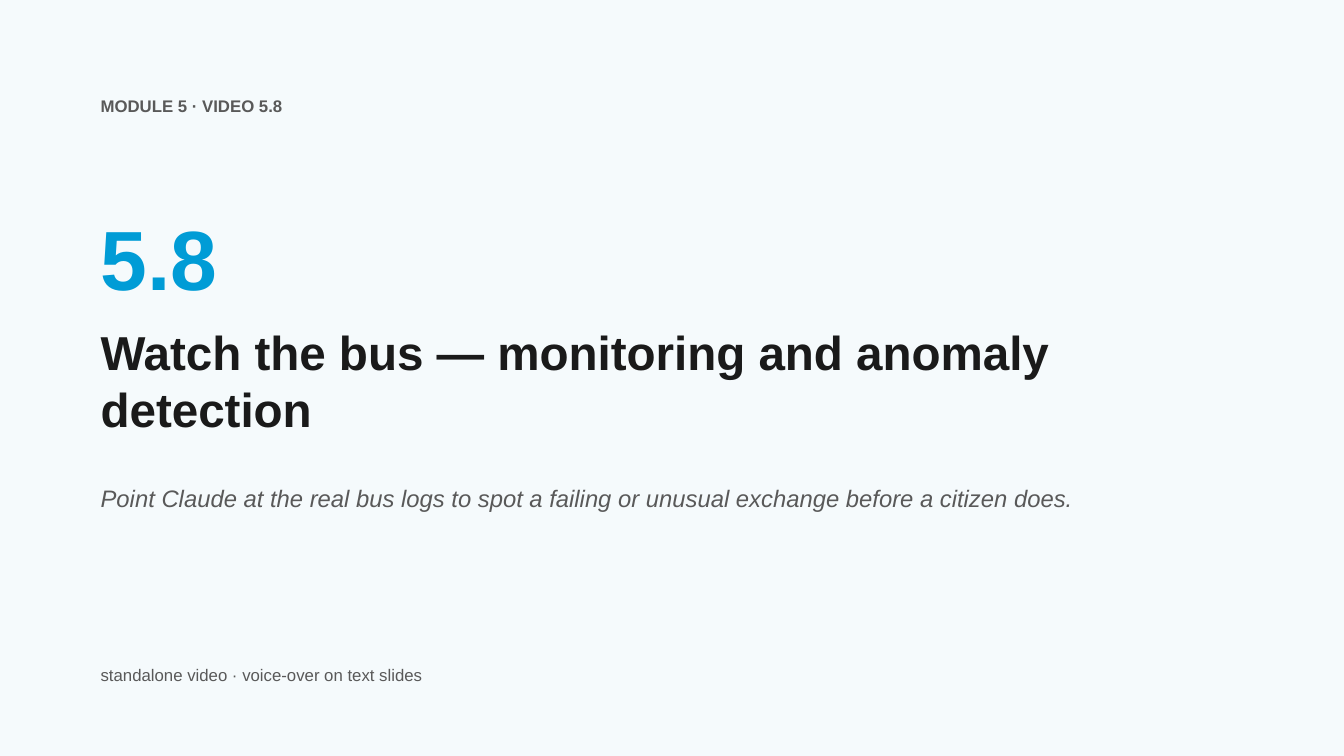
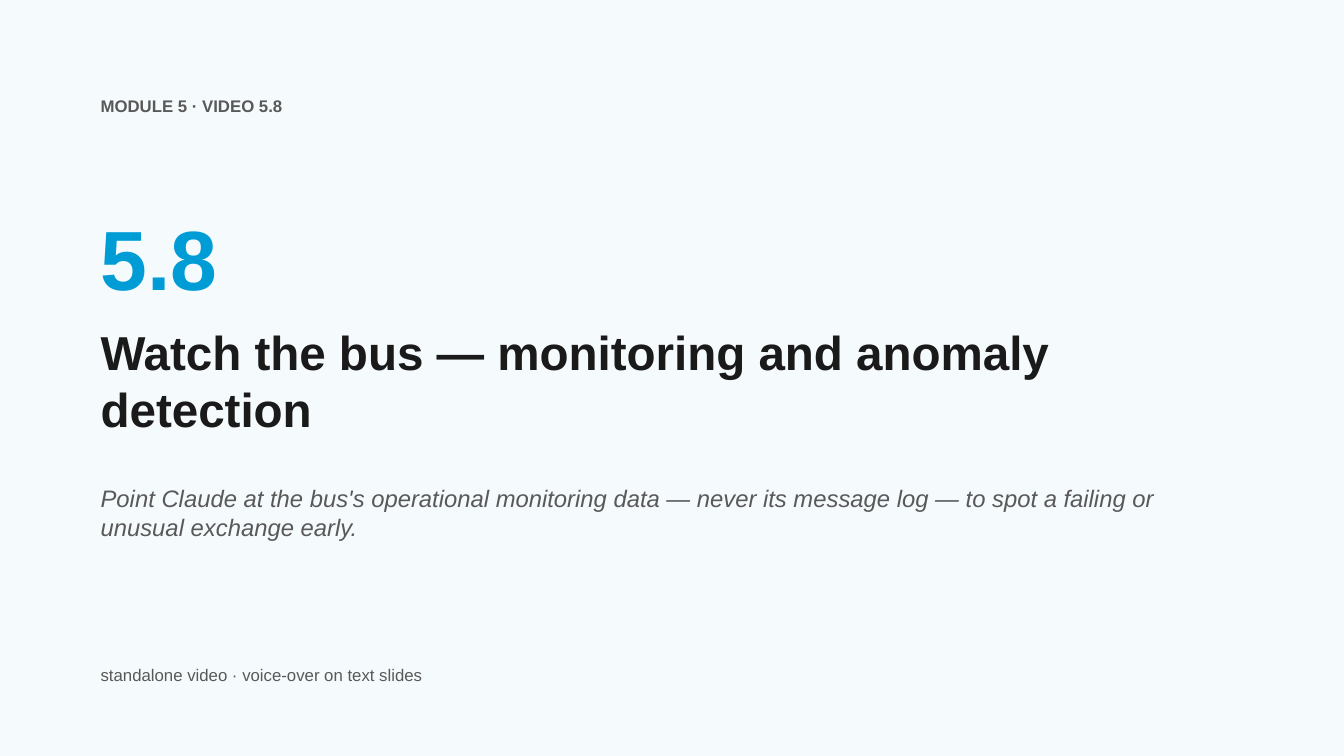
Before and after one commit to aarelaponin/geatdm-framework, a slide deck: slide 68 of 10-Knowledge-Products/KP2-GIF/videos/module_5/en/decks/KP2_M5_Deck_v0.3.pptx. Drawn at 1344x756 pixels with LibreOffice and Linux fonts; fonts in the diff are those of the drawing. Boxes give left, top, right and bottom in pixels: in the first picture for what was removed or moved away, otherwise in the second. Text is boxed around its words. In the diff, an @@ line names an element or a change of style, - is before the commit and + after.

```diff
--- a/10-Knowledge-Products/KP2-GIF/videos/module_5/en/decks/KP2_M5_Deck_v0.3.pptx
+++ b/10-Knowledge-Products/KP2-GIF/videos/module_5/en/decks/KP2_M5_Deck_v0.3.pptx
@@ text at [101, 489, 1153, 541]: text changed @@
-Point Claude at the real bus logs to spot a failing or unusual exchange before a citizen does.
+Point Claude at the bus's operational monitoring data — never its message log — to spot a failing or unusual exchange early.
```
Also in this commit, not shown: 5 other slides changed, 1 slide removed, 16 other files.
